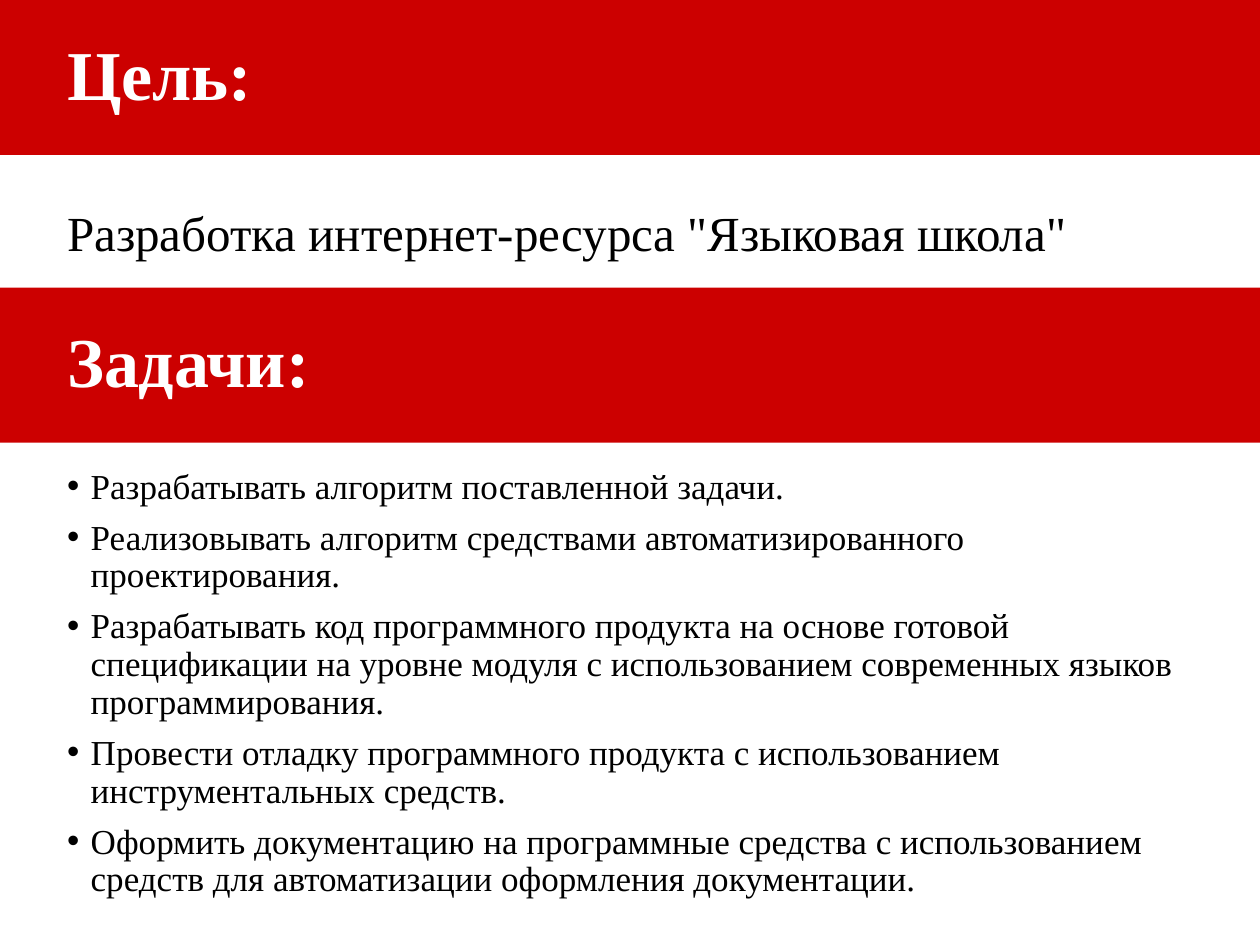
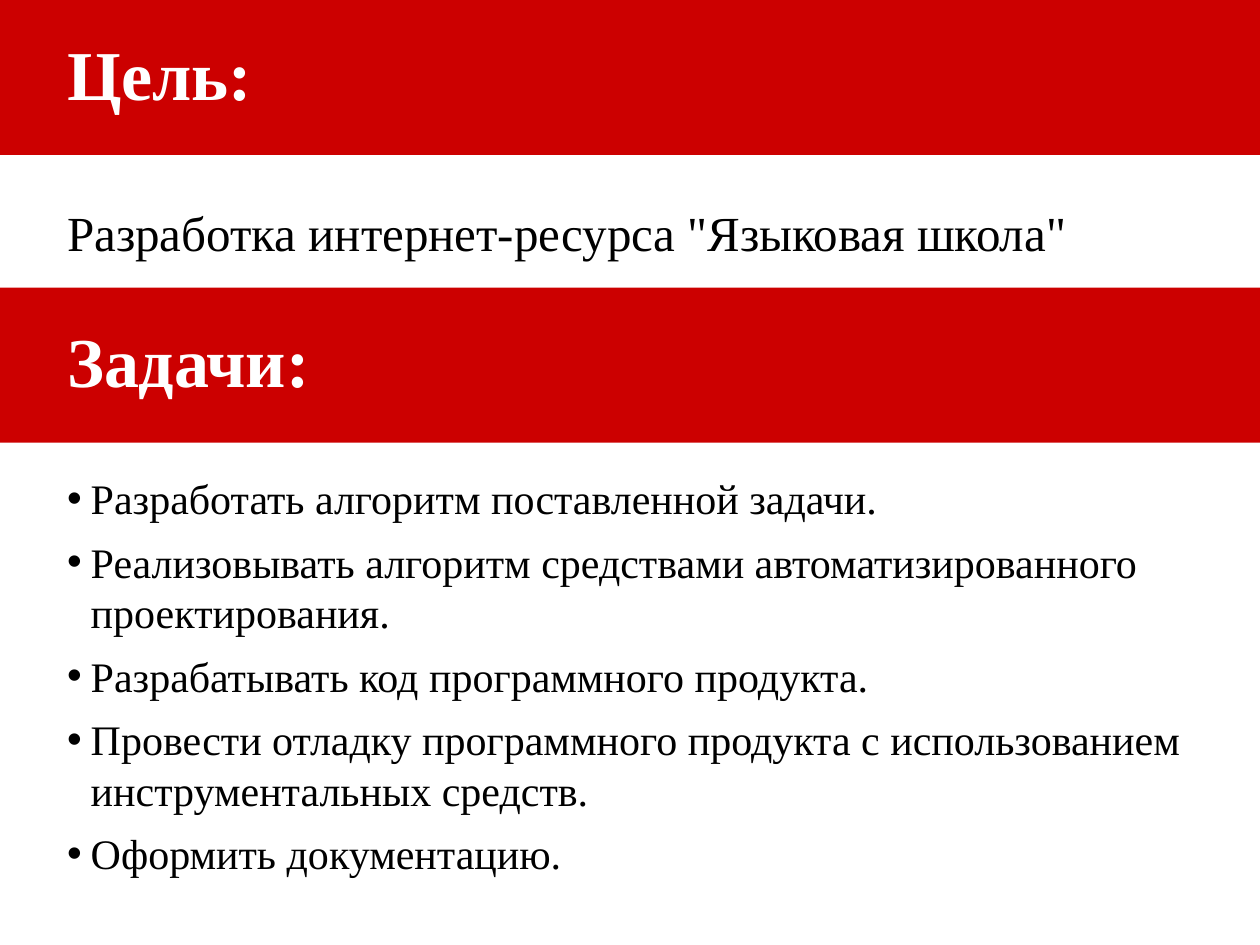
Before and after one commit to kyvshinka2/english-, a slide deck: slide 2 of Защита курсовой.pptx. Drawn at 1260x945 pixels with LibreOffice and Linux fonts; fonts in the diff are those of the drawing. Boxes give left, top, right and bottom in pixels: in the first picture for what was removed or moved away, otherwise in the second. Text is boxed around its words. In the diff, an @@ line names an element or a change of style, - is before the commit and + after.

```diff
--- a/Защита курсовой.pptx
+++ b/Защита курсовой.pptx
@@ text at (91,484,877,523): text changed; size 20 to 24 pt @@
-• Разрабатывать алгоритм поставленной задачи.
+• Разработать алгоритм поставленной задачи.
@@ text at (91,550,1180,815): size 20 to 24 pt in "Реализовывать алгоритм средствами автоматизированного проект ...", "Провести отладку программного продукта с использованием инст ..."; line spacing 0.9 to 1 @@
@@ text at (91,662,868,701): text changed; size 20 to 24 pt @@
-• Разрабатывать код программного продукта на основе готовой спецификации на уровне модуля с использованием современных языков программирования.
+• Разрабатывать код программного продукта.
@@ text at (91,840,562,878): text changed; size 20 to 24 pt @@
-• Оформить документацию на программные средства с использованием средств для автоматизации оформления документации.
+• Оформить документацию.
```
Also in this commit, not shown: 2 other slides changed, 5 slides added, 3 slides removed, 2 other files.
